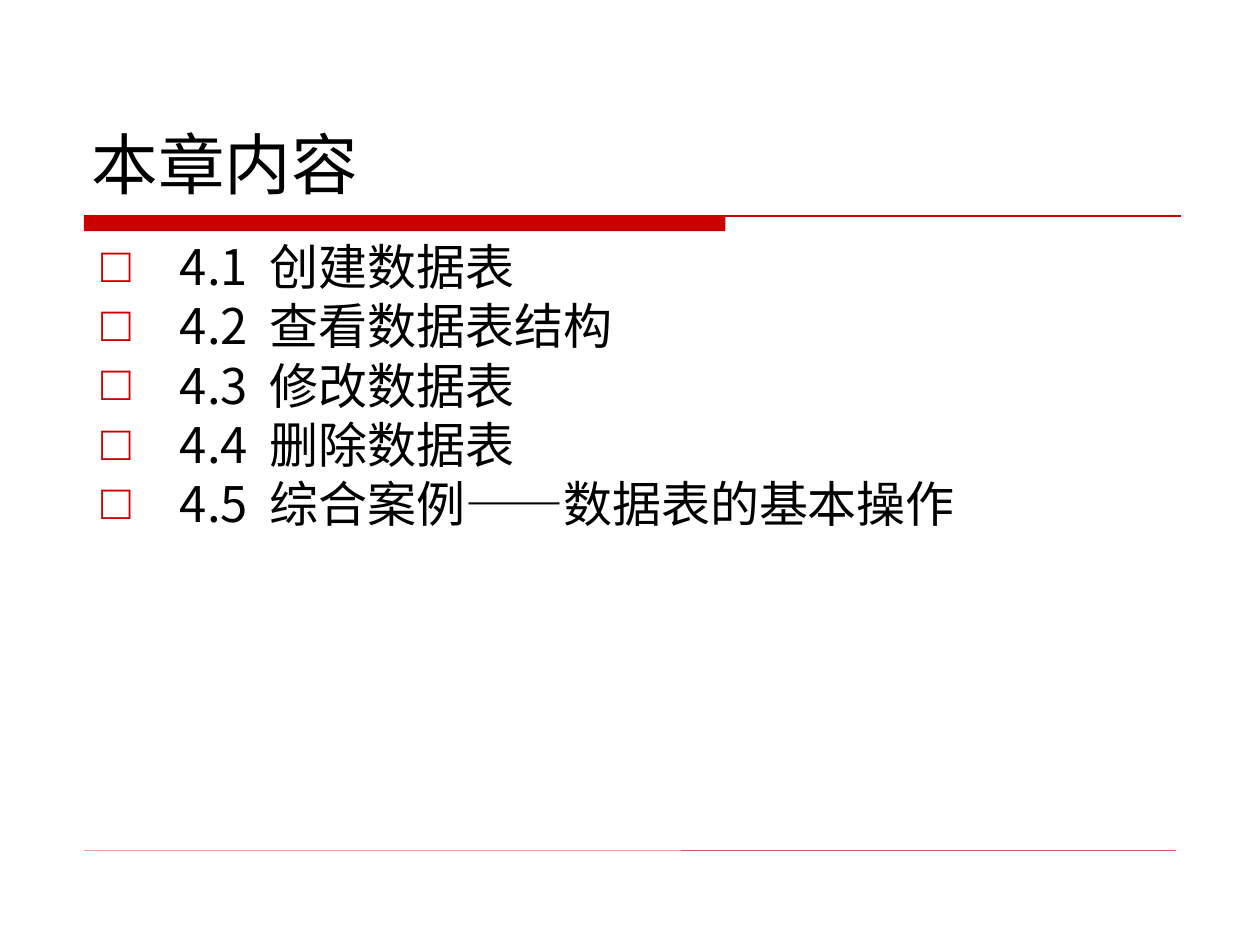
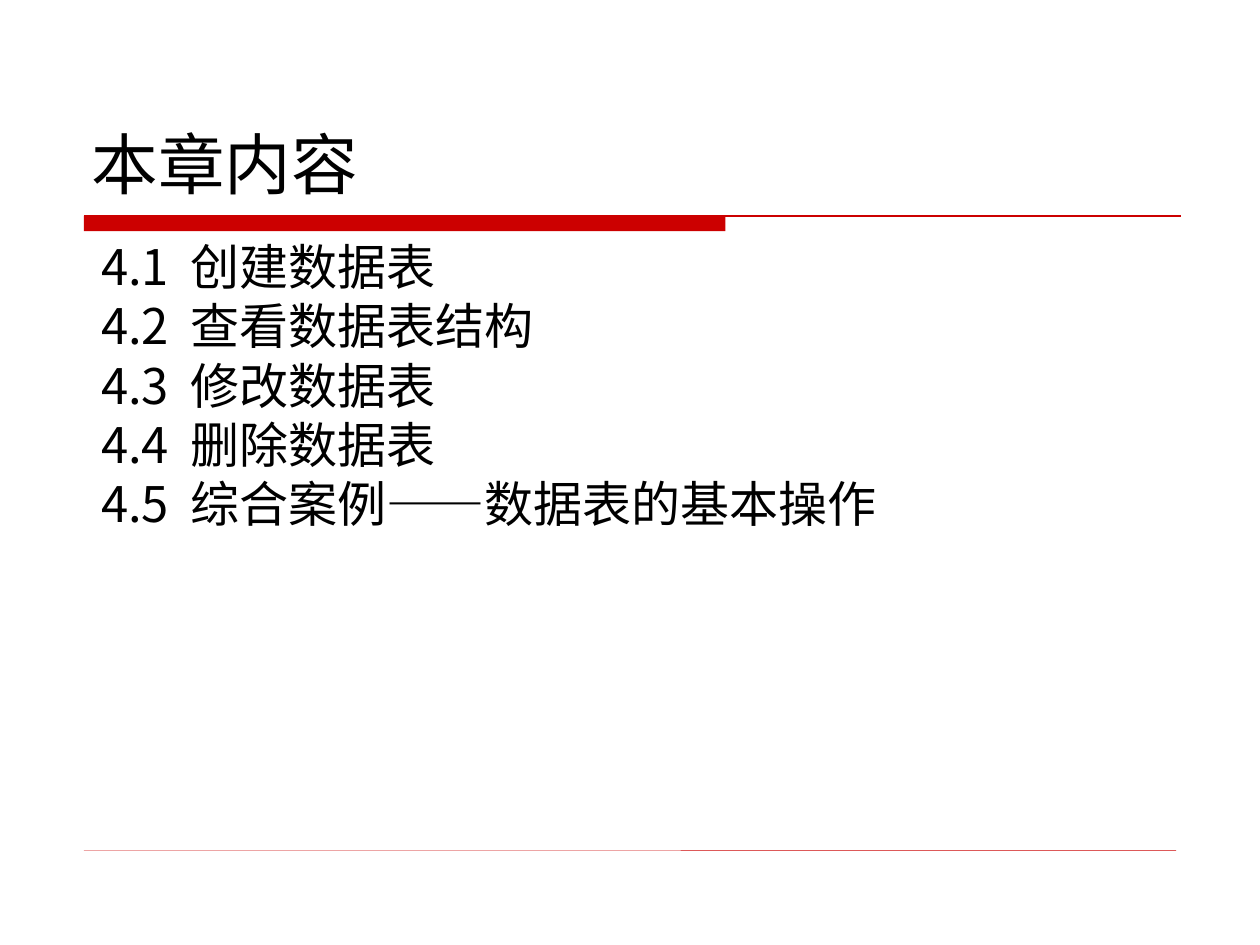
Before and after one commit to tony1989zhang/path, a slide deck: slide 2 of mysql/MySQL 5.7从入门到精通PPT/课本幻灯片/第4章 数据表的基本操作.ppt. Drawn at 1260x945 pixels with LibreOffice and Linux fonts; fonts in the diff are those of the drawing; background and template pictures are left out. Boxes give left, top, right and bottom in pixels: in the first picture for what was removed or moved away, otherwise in the second. Text is boxed around its words. In the diff, an @@ line names an element or a change of style, - is before the commit and + after.

```diff
--- a/mysql/MySQL 5.7从入门到精通PPT/课本幻灯片/第4章 数据表的基本操作.ppt
+++ b/mysql/MySQL 5.7从入门到精通PPT/课本幻灯片/第4章 数据表的基本操作.ppt
@@ text "4.1 创建数据表" at [101, 243, 876, 526]: bullet □ to none @@
```
Also in this commit, not shown: 24 other slides changed, 45 other files.
